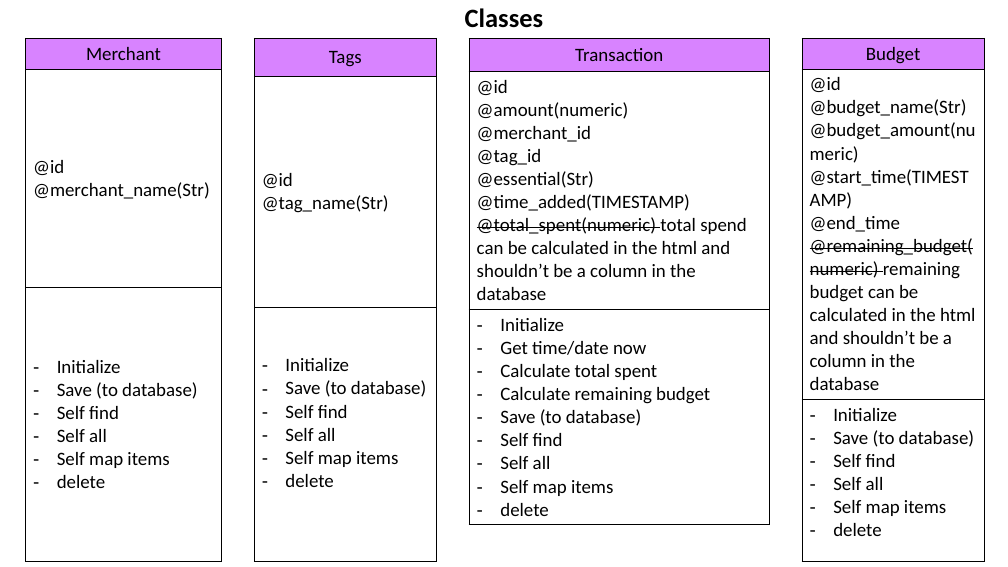
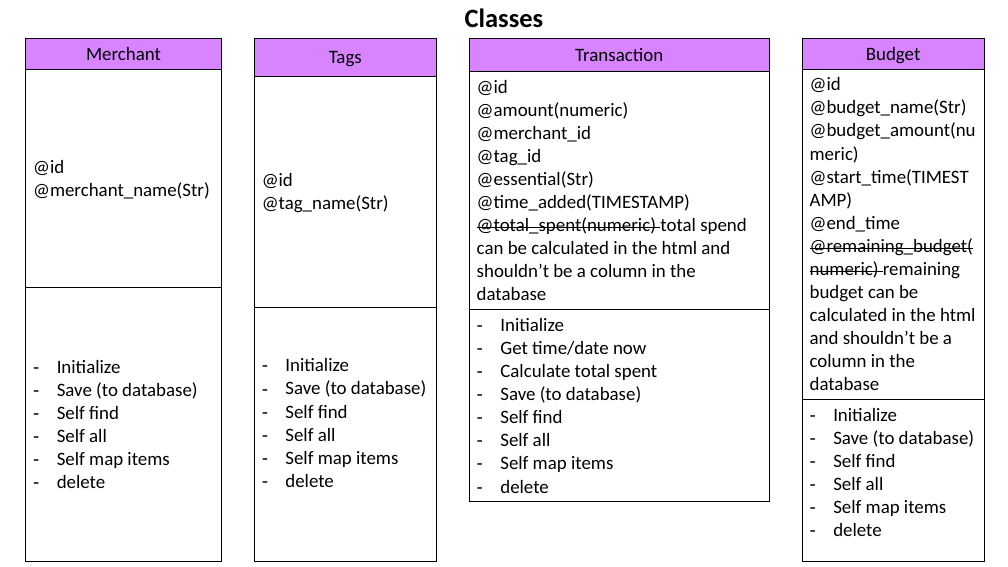
Before and after one commit to catf62/Budgee, a slide deck: slide 11 of Plans_Project_Management/Budget_App_Plan_08Nov2018.pptx. Drawn at 1008x567 pixels with LibreOffice and Linux fonts; fonts in the diff are those of the drawing. Boxes give left, top, right and bottom in pixels: in the first picture for what was removed or moved away, otherwise in the second. Text is boxed around its words. In the diff, an @@ line names an element or a change of style, - is before the commit and + after.

```diff
--- a/Plans_Project_Management/Budget_App_Plan_08Nov2018.pptx
+++ b/Plans_Project_Management/Budget_App_Plan_08Nov2018.pptx
@@ table at (470, 39, 770, 497) @@
-row 3, column 1: Initialize / Get time/date now / Calculate total spent / Calculate remaining budget / Save (to database) / Self find / Self all / Self map items / delete
+row 3, column 1: Initialize / Get time/date now / Calculate total spent / Save (to database) / Self find / Self all / Self map items / delete
```
Also in this commit, not shown: 1 other slide changed, 6 slides added, 13 other files.
